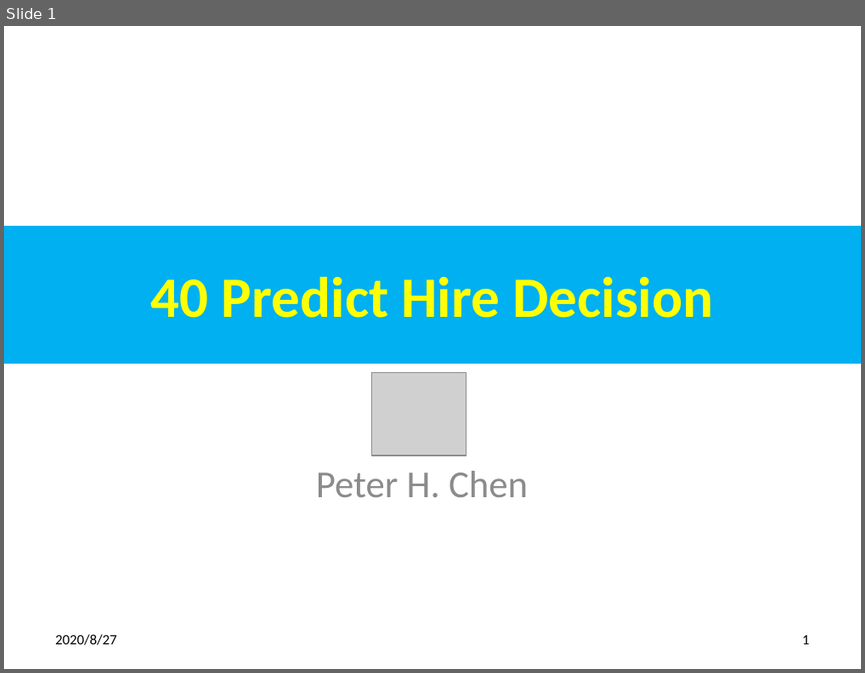
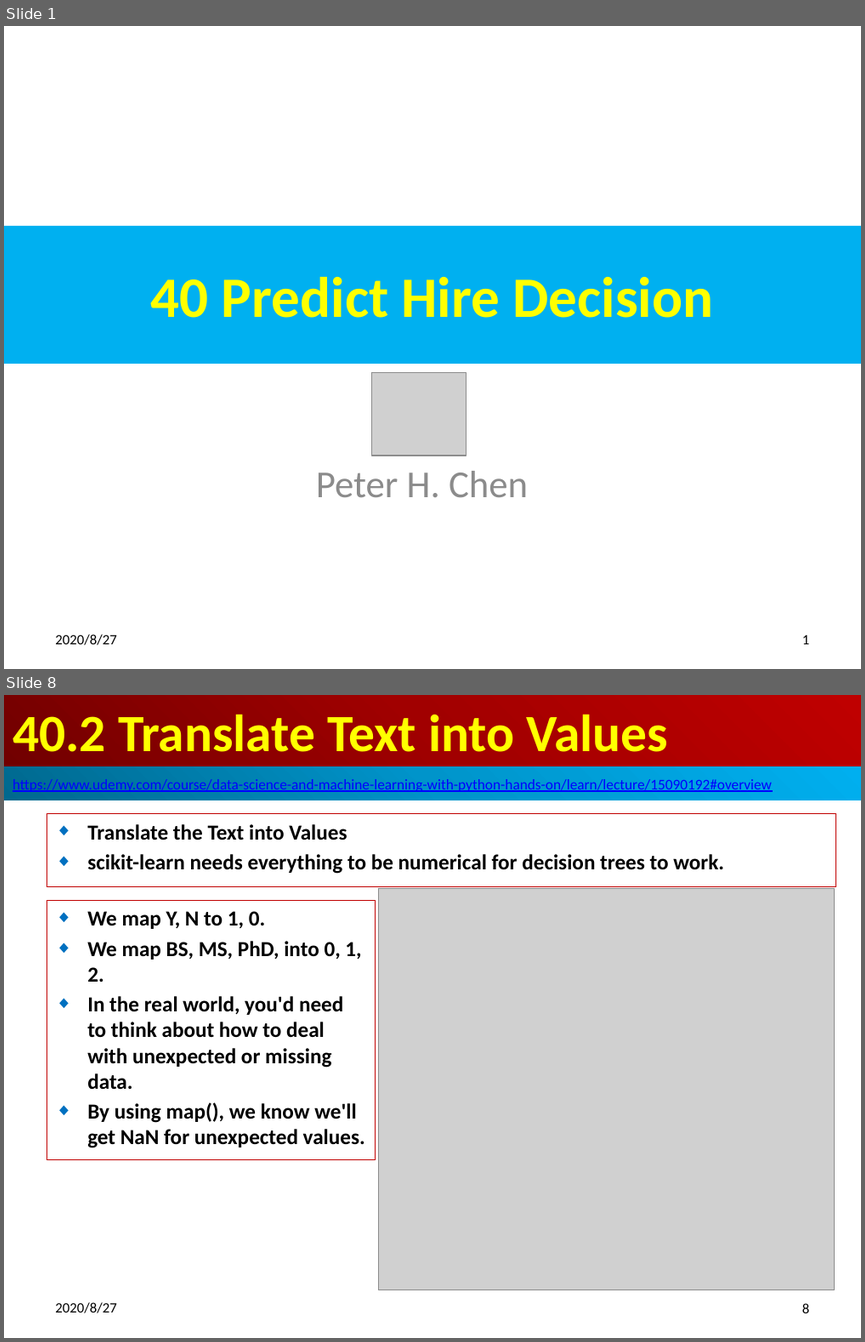
Before and after one commit to peterhchen/900_Python_ML_DS_DL, a slide deck: 040_PredictHireDecision.pptx. Shown one above the other, each under a label of ours: slide 1 before the commit, slides 1 and 8 after it; the slides between them are not shown. The pictures are 865x673 and 865x1342 pixels, drawn with LibreOffice and Linux fonts; fonts in the diff are those of the drawing; grey boxes stand for pictures. Boxes give left, top, right and bottom in pixels: in the first picture for what was removed or moved away, otherwise in the second. Text is boxed around its words. In the diff, an @@ line names an element or a change of style, - is before the commit and + after.

```diff
--- a/040_PredictHireDecision.pptx
+++ b/040_PredictHireDecision.pptx
@@ slide 8 added at <box>4,695,861,1338</box>, background #FFFFFF @@
@@ title added at <box>4,695,861,767</box>, fill gradient #720000 to #A20000 to #C00000, 44 pt, text #FFFF00, bold @@
+40.2 Translate Text into Values
@@ rectangle added at <box>4,767,861,800</box>, fill gradient #00688E to #0094CA to #00B0F0, 12.4 pt, text #0000FF, underline @@
+https://www.udemy.com/course/data-science-and-machine-learning-with-python-hands-on/learn/lecture/15090192#overview
@@ subtitle added at <box>46,814,836,887</box>, outline #C00000 0.75 pt, 18 pt, text #000000, bold @@
+◆ Translate the Text into Values
+◆ scikit-learn needs everything to be numerical for decision trees to work.
@@ picture added at <box>378,888,834,1289</box> @@
@@ rectangle added at <box>46,901,375,1160</box>, outline #C00000 0.75 pt, 18 pt, text #000000, bold @@
+◆ We map Y, N to 1, 0.
+◆ We map BS, MS, PhD, into 0, 1, 2.
+◆ In the real world, you'd need to think about how to deal with unexpected or missing data.
+◆ By using map(), we know we'll get NaN for unexpected values.
@@ text added at <box>55,1302,116,1313</box>, 12 pt, text #000000 @@
+2020/8/27
@@ page number added at <box>802,1303,809,1313</box>, 12 pt, text #000000 @@
+8
```
Also in this commit, not shown: 3 slides changed, 21 other slides added.
